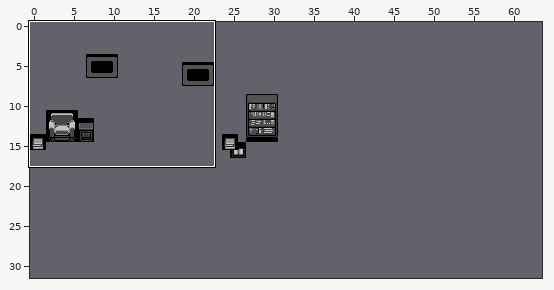
Two states of a Tiled map, artAssets/apartmentBG/apartmentBGMap.tmx. Above: a wide view before the commit, with the close-up outlined.
Close-up. Before:
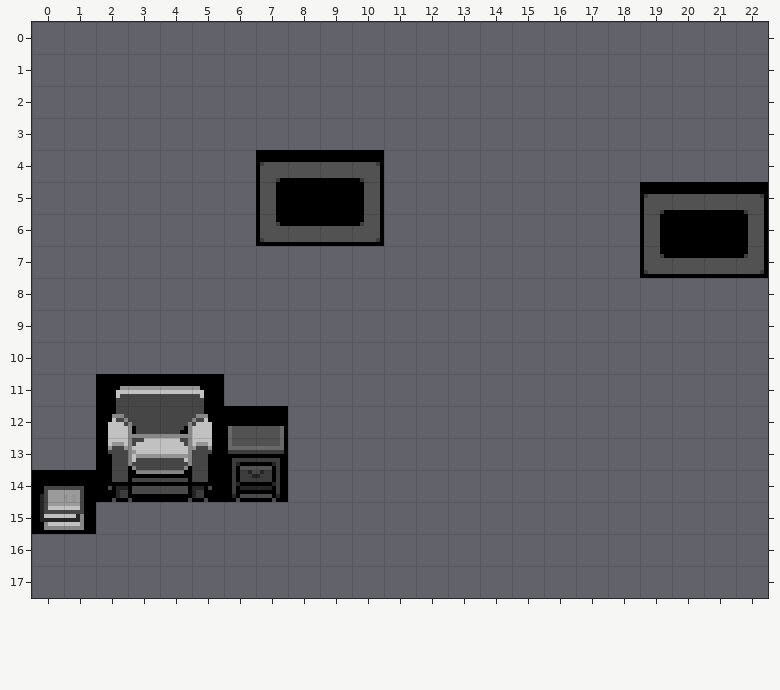
Cells are 8x8 px. Shown: x 0..22, y 0..17. The commit also changed other parts of the map, which this record leaves out. The old version is drawn lined up with the new one.
After the commit:
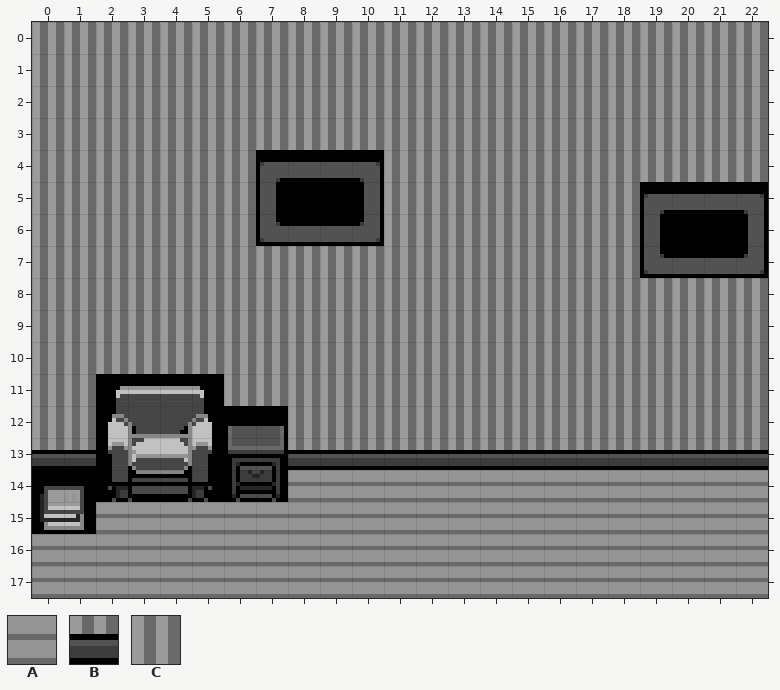
Key: from "interiorsPalette": A 142, B 163; from "interiorsPalette2": C 33.
_ is an empty cell, . an unchanged one.
Tiles of an added or newly shown layer are drawn over the layers below it.
The edit:
map size 32x32 -> 64x32 cells
--- layer "merged bg" (now shown)
@@ x 0..22 @@
- 0 _______________________
- 1 _______________________
- 2 _______________________
- 3 _______________________
- 4 _______....____________
- 5 _______....________....
- 6 _______....________....
- 7 ___________________....
- 8 _______________________
- 9 _______________________
-10 _______________________
-11 __...._________________
-12 __......_______________
-13 __......_______________
-14 ........_______________
-15 .._____________________
-16 _______________________
-17 _______________________
+ 0 CCCCCCCCCCCCCCCCCCCCCCC
+ 1 CCCCCCCCCCCCCCCCCCCCCCC
+ 2 CCCCCCCCCCCCCCCCCCCCCCC
+ 3 CCCCCCCCCCCCCCCCCCCCCCC
+ 4 CCCCCCC....CCCCCCCCCCCC
+ 5 CCCCCCC....CCCCCCCC....
+ 6 CCCCCCC....CCCCCCCC....
+ 7 CCCCCCCCCCCCCCCCCCC....
+ 8 CCCCCCCCCCCCCCCCCCCCCCC
+ 9 CCCCCCCCCCCCCCCCCCCCCCC
+10 CCCCCCCCCCCCCCCCCCCCCCC
+11 CC....CCCCCCCCCCCCCCCCC
+12 CC......CCCCCCCCCCCCCCC
+13 BB......BBBBBBBBBBBBBBB
+14 ........AAAAAAAAAAAAAAA
+15 ..AAAAAAAAAAAAAAAAAAAAA
+16 AAAAAAAAAAAAAAAAAAAAAAA
+17 AAAAAAAAAAAAAAAAAAAAAAA
